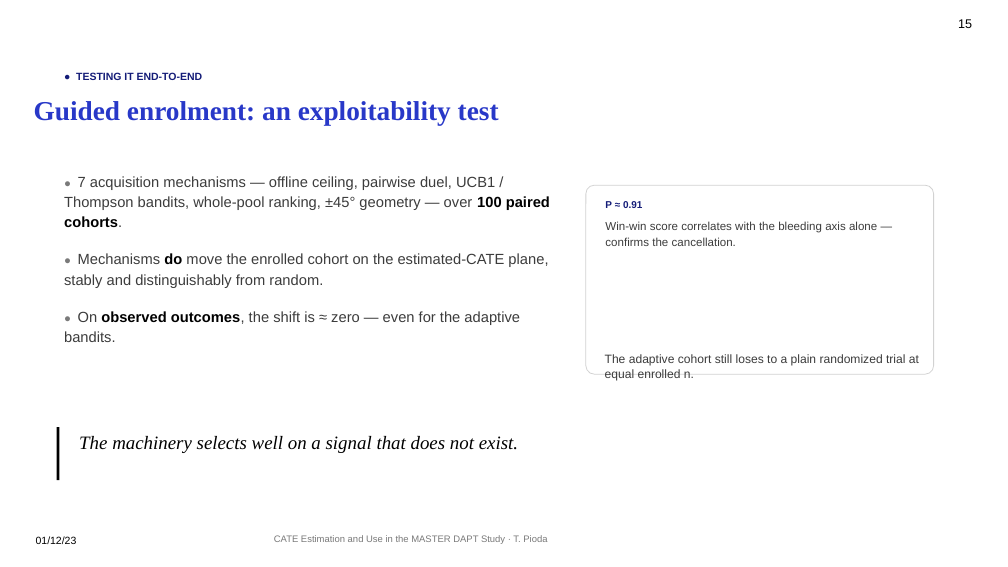
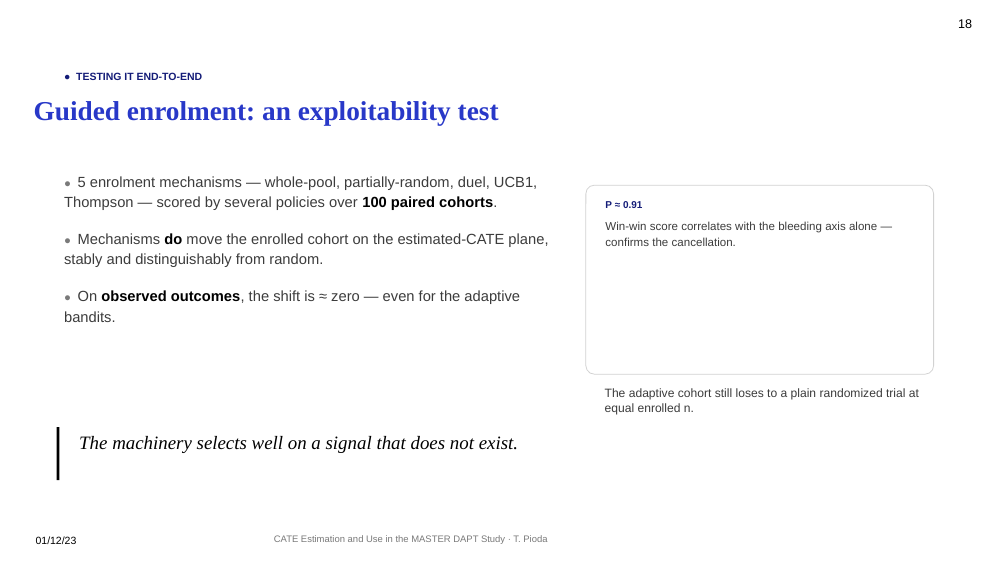
Before and after one commit to TommasoPioda/CATE-estimation-on-the-MASTER-DAPT-trial, a slide deck: slide 18 of markdown_docs/thesis/presentation/CATE_MASTER_DAPT_DTI.pptx (slide 15 before the commit). Drawn at 1008x567 pixels with LibreOffice and Linux fonts; fonts in the diff are those of the drawing; background and template pictures are left out. Boxes give left, top, right and bottom in pixels: in the first picture for what was removed or moved away, otherwise in the second. Text is boxed around its words. In the diff, an @@ line names an element or a change of style, - is before the commit and + after.

```diff
--- a/markdown_docs/thesis/presentation/CATE_MASTER_DAPT_DTI.pptx
+++ b/markdown_docs/thesis/presentation/CATE_MASTER_DAPT_DTI.pptx
@@ text at (958, 19, 972, 28): text changed @@
-15
+18
@@ text at (64, 176, 537, 210): text changed @@
-● 7 acquisition mechanisms — offline ceiling, pairwise duel, UCB1 / Thompson bandits, whole-pool ranking, ±45° geometry — over 100 paired cohorts.
+● 5 enrolment mechanisms — whole-pool, partially-random, duel, UCB1, Thompson — scored by several policies over 100 paired cohorts.
@@ text "The adaptive cohort still loses ...": place and size @@
-text "The adaptive cohort still loses ..." at (605, 354, 919, 380)
+text "The adaptive cohort still loses ..." at (605, 388, 919, 414)
```
Also in this commit, not shown: 16 other slides changed, 10 slides added, 19 other files.
